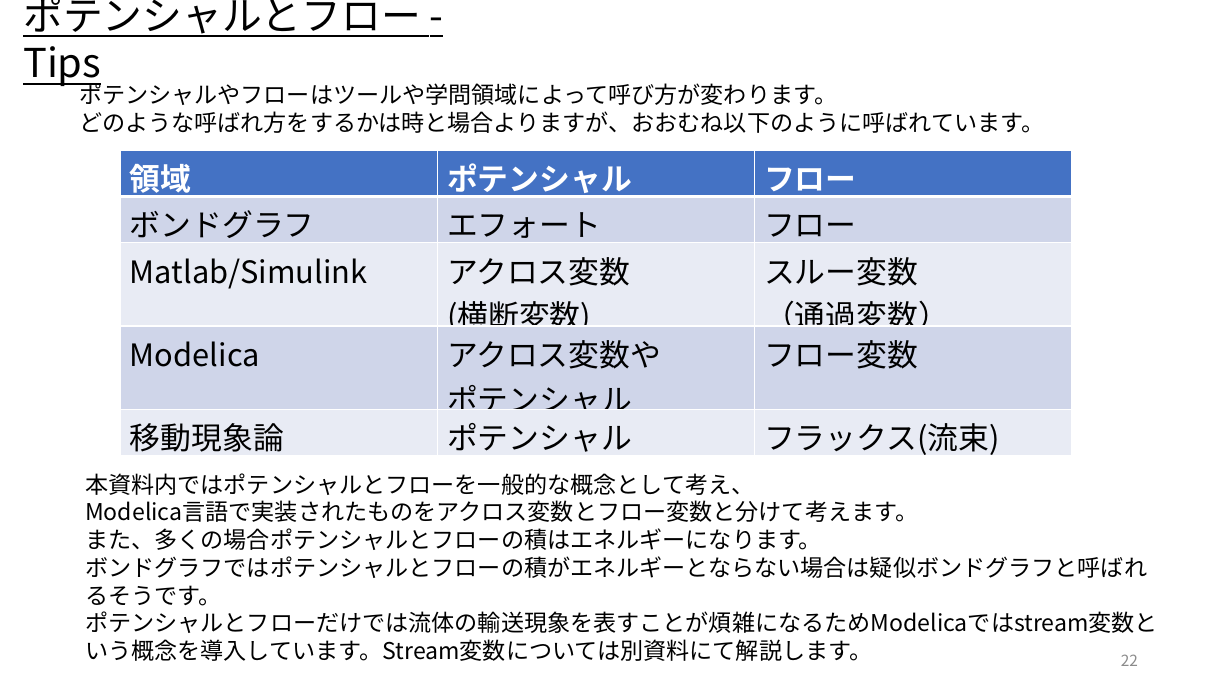
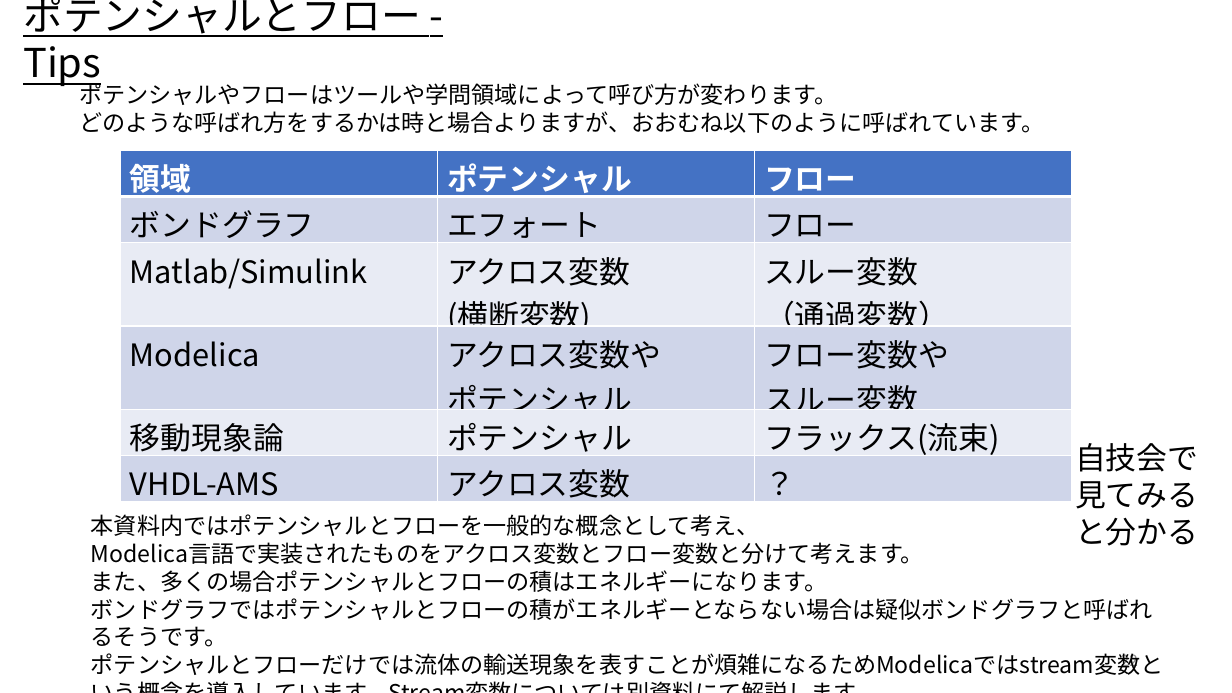
Before and after one commit to UedaShigenori/OpenModelica_Tutorials_Ja, a slide deck: slide 22 of Dev/7_PhysicsDomainModel/OpenModelica_Tutorials_7_PlantModel.pptx. Drawn at 1232x693 pixels with LibreOffice and Linux fonts; fonts in the diff are those of the drawing. Boxes give left, top, right and bottom in pixels: in the first picture for what was removed or moved away, otherwise in the second. Text is boxed around its words. In the diff, an @@ line names an element or a change of style, - is before the commit and + after.

```diff
--- a/Dev/7_PhysicsDomainModel/OpenModelica_Tutorials_7_PlantModel.pptx
+++ b/Dev/7_PhysicsDomainModel/OpenModelica_Tutorials_7_PlantModel.pptx
@@ table at (121, 151, 1072, 508) @@
-row 4, column 3: フロー変数
+row 4, column 3: フロー変数や / スルー変数
+row 6: VHDL-AMS | アクロス変数 | ？
@@ text added at (1075, 443, 1198, 546), 24 pt, text #000000 @@
+自技会で見てみると分かる
@@ text "本資料内ではポテンシャルとフローを一般的な概念として考え、" rewrapped from (85, 473, 1158, 661) to (91, 514, 1164, 675) @@
```
Also in this commit, not shown: 1 other slide changed, 1 other file.
